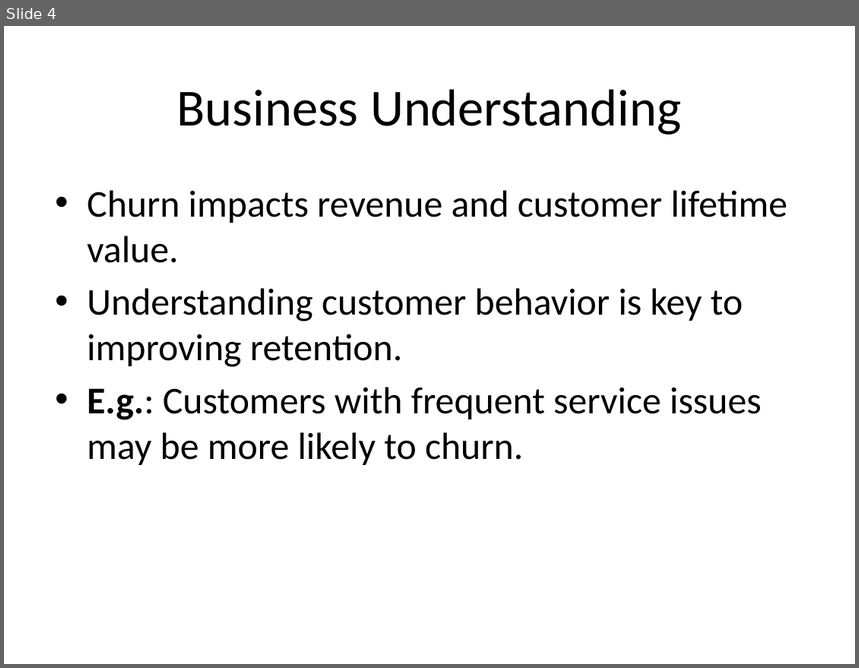
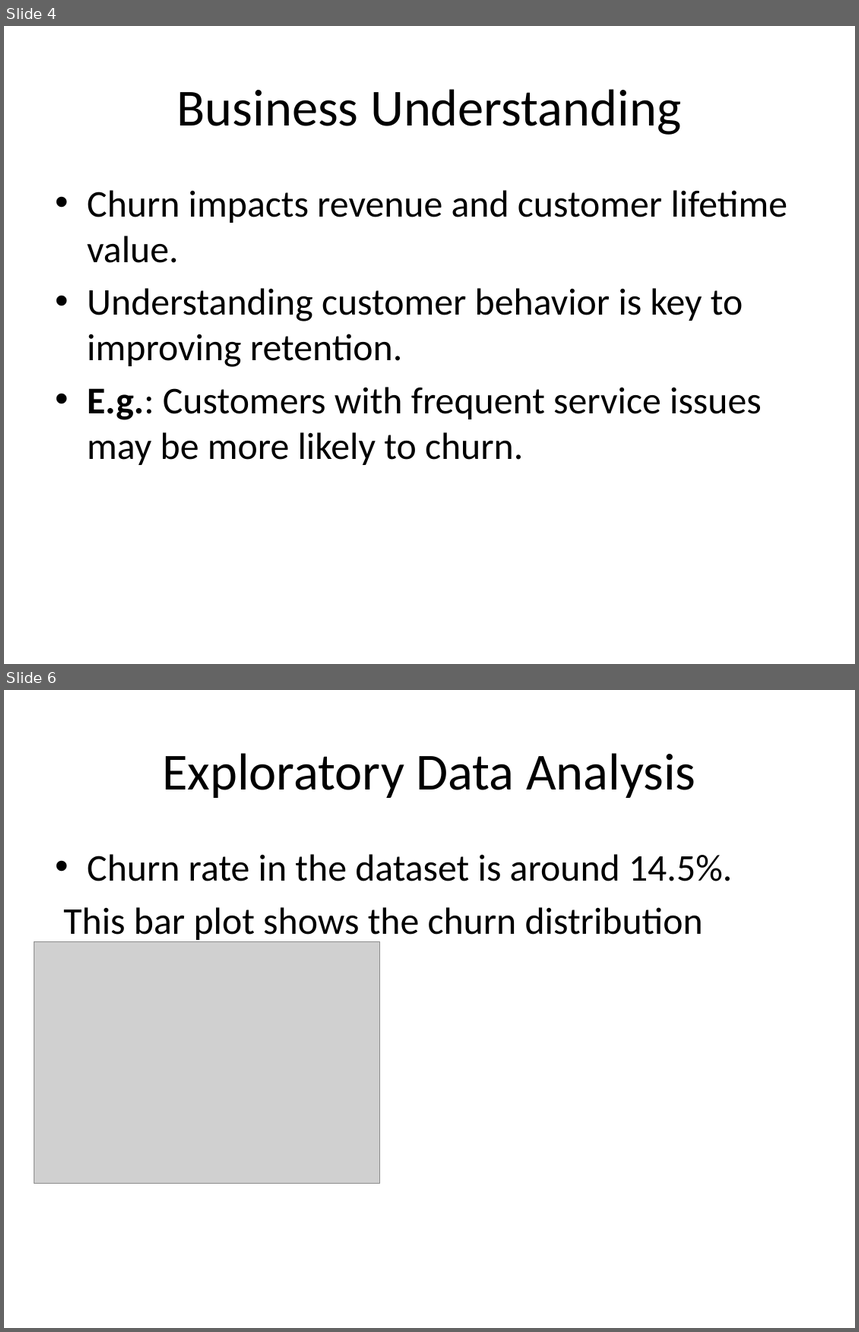
Before and after one commit to wawerukahuthu/PHASE-3-PROJECT, a slide deck: Predicting Customer Churn for SyriaTel.pptx. Shown one above the other, each under a label of ours: slide 4 before the commit, slides 4 and 6 after it; the slides between them are not shown. The pictures are 859x668 and 859x1332 pixels, drawn with LibreOffice and Linux fonts; fonts in the diff are those of the drawing; grey boxes stand for pictures. Boxes give left, top, right and bottom in pixels: in the first picture for what was removed or moved away, otherwise in the second. Text is boxed around its words. In the diff, an @@ line names an element or a change of style, - is before the commit and + after.

```diff
--- a/Predicting Customer Churn for SyriaTel.pptx
+++ b/Predicting Customer Churn for SyriaTel.pptx
@@ slide 6 added at [4,690,855,1328], background #FFFFFF @@
@@ title added at [162,753,696,798], 44 pt, text #000000 @@
+Exploratory Data Analysis
@@ text added at [63,854,732,943], 32 pt, text #000000 @@
+• Churn rate in the dataset is around 14.5%.
+This bar plot shows the churn distribution
@@ picture added at [34,942,379,1182] @@
```
Also in this commit, not shown: 10 other slides added, 1 slide removed, 2 other files.
